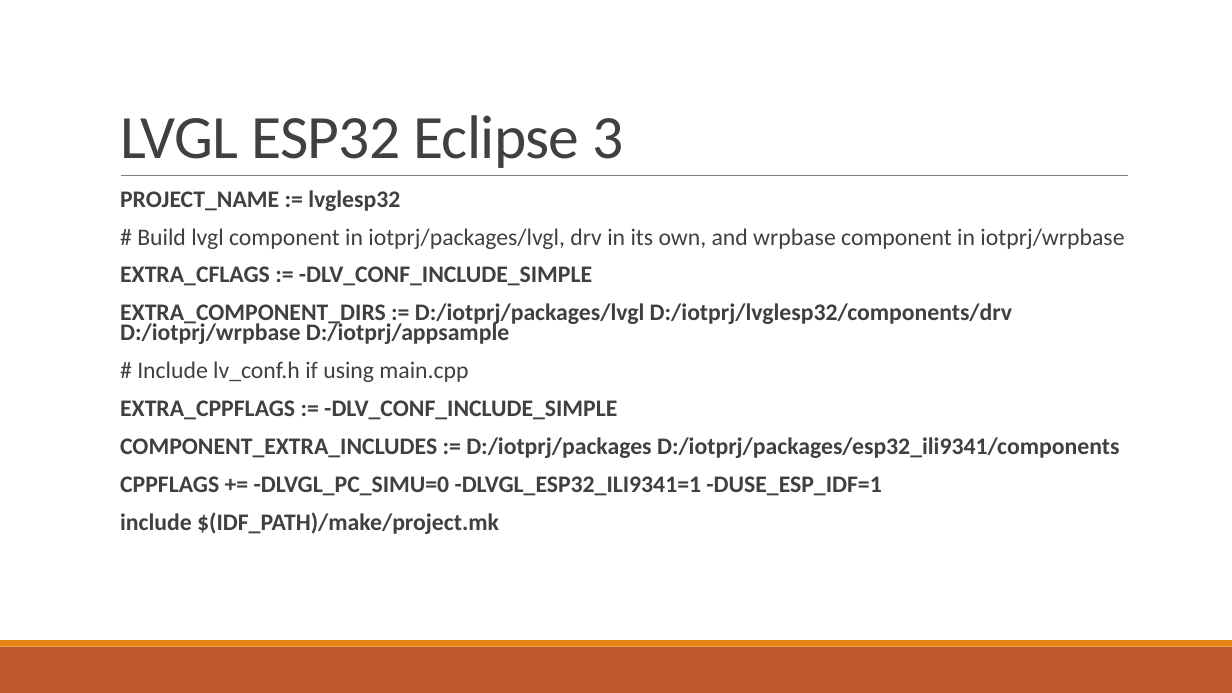
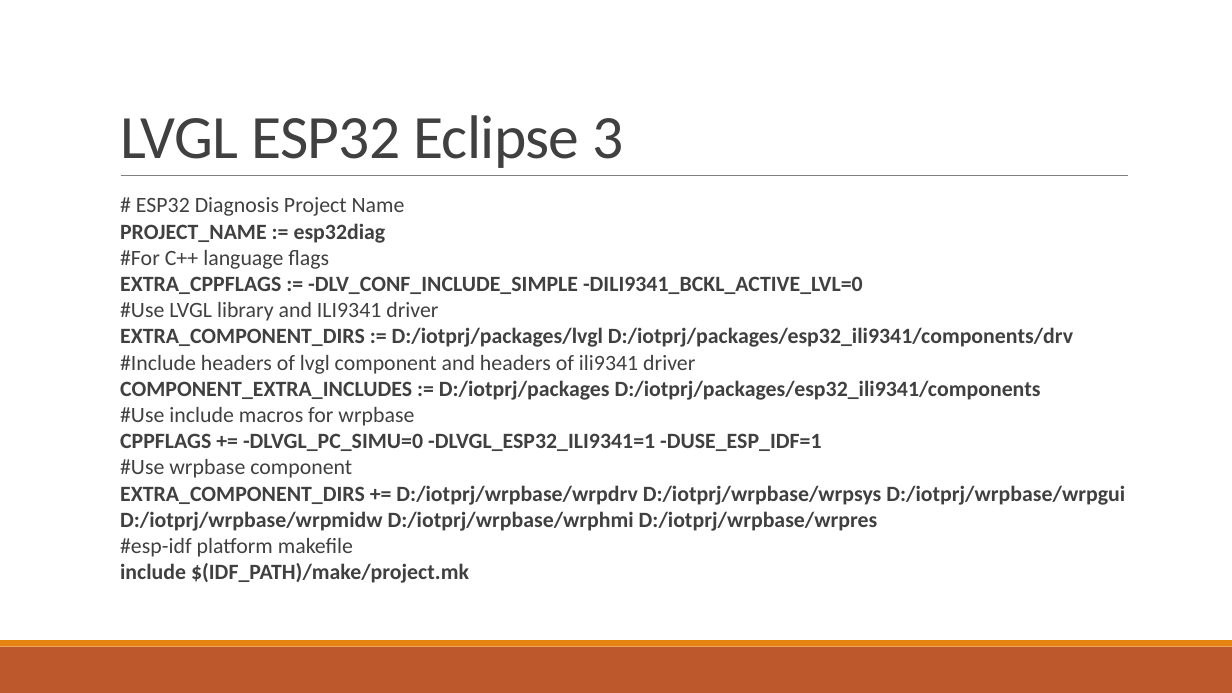
Before and after one commit to nguyenhtm/espt, a slide deck: slide 20 of wrpbase_setup.pptx (slide 19 before the commit). Drawn at 1232x693 pixels with LibreOffice and Linux fonts; fonts in the diff are those of the drawing. Boxes give left, top, right and bottom in pixels: in the first picture for what was removed or moved away, otherwise in the second. Text is boxed around its words. In the diff, an @@ line names an element or a change of style, - is before the commit and + after.

Commit message:
Refactor makefile

```diff
--- a/wrpbase_setup.pptx
+++ b/wrpbase_setup.pptx
@@ text at box(120, 197, 1073, 374): text changed; size 18.5 to 17 pt @@
-  PROJECT_NAME := lvglesp32
-  # Build lvgl component in iotprj/packages/lvgl, drv in its own, and wrpbase component in iotprj/wrpbase
-  EXTRA_CFLAGS := -DLV_CONF_INCLUDE_SIMPLE
-  EXTRA_COMPONENT_DIRS := D:/iotprj/packages/lvgl D:/iotprj/lvglesp32/components/drv D:/iotprj/wrpbase D:/iotprj/appsample
-  # Include lv_conf.h if using main.cpp
-  EXTRA_CPPFLAGS := -DLV_CONF_INCLUDE_SIMPLE
+  # ESP32 Diagnosis Project Name
+  PROJECT_NAME := esp32diag
+  #For C++ language flags
+  EXTRA_CPPFLAGS := -DLV_CONF_INCLUDE_SIMPLE -DILI9341_BCKL_ACTIVE_LVL=0
+  #Use LVGL library and ILI9341 driver
+  EXTRA_COMPONENT_DIRS := D:/iotprj/packages/lvgl D:/iotprj/packages/esp32_ili9341/components/drv
+  #Include headers of lvgl component and headers of ili9341 driver
@@ text at box(120, 380, 1041, 583): size 18.5 to 17 pt in "COMPONENT_EXTRA_INCLUDES := D:/iotprj/packages D:/iotprj/pac ...", "CPPFLAGS += -DLVGL_PC_SIMU=0 -DLVGL_ESP32_ILI9341=1 -DUSE_ES ...", "include $(IDF_PATH)/make/project.mk"; line spacing 0.7 to 1; less space between paragraphs @@
@@ text at box(120, 407, 414, 426): paragraph added @@
+  #Use include macros for wrpbase
@@ text at box(120, 459, 1125, 557): paragraphs added @@
+  #Use wrpbase component
+  EXTRA_COMPONENT_DIRS += D:/iotprj/wrpbase/wrpdrv D:/iotprj/wrpbase/wrpsys D:/iotprj/wrpbase/wrpgui D:/iotprj/wrpbase/wrpmidw D:/iotprj/wrpbase/wrphmi D:/iotprj/wrpbase/wrpres
+  #esp-idf platform makefile
```
Also in this commit, not shown: 1 slide added, 41 other files.
